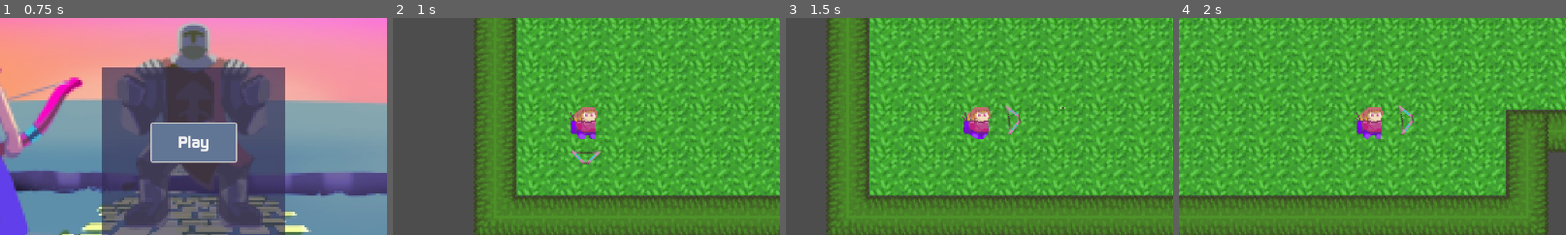
Above: before the commit, frames 1-4 (left to right).
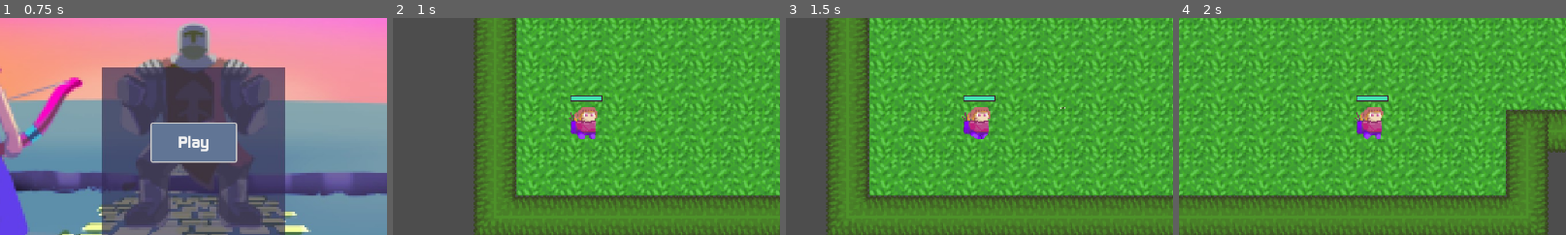
Above: after the commit, the same moments.

Repository: felixtjahyadi/halustudio
Game: Godot game, scene res://scenes/Utils/title.tscn
The game is run twice, just before and just after one commit, with the same random seed, the same clock (stepped at 60 frames per second) and the same inputs. Sound files missing from this copy of the repository are replaced by a short silence.
Inputs (mouse positions are % of the whole screen's width and height, from its top left):
- Up to frame 1 (0.75 s): click "Play" at 0.5 s
- Up to frame 2 (1 s): no input
- Up to frame 3 (1.5 s): tap Enter (enter) at 1.25 s; move the mouse to (72, 45) at 1.27 s; press the mouse at (72, 45) at 1.28 s; hold D (right) from 1.28 s (still down)
- Up to frame 4 (2 s): keep holding D (right)
The pictures show only the part of the screen within x 25-75%, y 26-76%; the shares and areas given below are measured in that part.

Frame 1 is identical in both runs. In frame 2, 0.5% of the frame differs, in the area x 45-55%, y 35-68%; in frame 3, 0.5%, in the area x 45-61%, y 35-55%; in frame 4, 0.5%.

Commit message:
Added Health Bar

Diff:
--- a/scenes/Player/Archie.tscn
+++ b/scenes/Player/Archie.tscn
@@ -3,10 +3,10 @@
 [ext_resource type="Texture2D" uid="uid://bt8d06wklsuca" path="res://assets/Player/spritesheets/archie-idle-anim-sheet-flip.png" id="1_0xl11"]
 [ext_resource type="Texture2D" uid="uid://b0bnpvr578rmt" path="res://assets/Player/spritesheets/archie-idle-anim-sheet.png" id="1_4il6w"]
 [ext_resource type="Script" path="res://scripts/Character/Concrete/Archie.gd" id="1_7p78a"]
+[ext_resource type="PackedScene" uid="uid://ca8q6xbvpkbyx" path="res://scenes/Utils/health_bar.tscn" id="2_4qdf8"]
 [ext_resource type="Texture2D" uid="uid://jfi8vmglh206" path="res://assets/Player/spritesheets/archie-walk-anim-sheet.png" id="3_ddk5v"]
 [ext_resource type="Texture2D" uid="uid://b0s33x5dq38bo" path="res://assets/Player/spritesheets/archie-walk-anim-sheet-flip.png" id="3_jko0j"]
-[ext_resource type="PackedScene" uid="uid://t7um6uwx4hcj" path="res://scenes/Weapons/Weapon.tscn" id="6_2w84m"]
-[ext_resource type="Texture2D" uid="uid://b561hydikthvs" path="res://assets/Weapons/bow.png" id="7_b4w3a"]
+[ext_resource type="PackedScene" uid="uid://t7um6uwx4hcj" path="res://scenes/Weapon_new/Weapon.tscn" id="6_2w84m"]
 [ext_resource type="PackedScene" uid="uid://b0r0h3qbro2im" path="res://scenes/Skill/Shoot/shoot_skill.tscn" id="8_h0j7f"]
 [ext_resource type="PackedScene" uid="uid://chi6oe4mv0gbf" path="res://scenes/Skill/Shoot/Projectile/arrow.tscn" id="9_xplul"]
 
@@ -301,11 +301,13 @@
 [node name="Archie" type="CharacterBody2D" groups=["player"]]
 script = ExtResource("1_7p78a")
 
+[node name="HealthBar" parent="." instance=ExtResource("2_4qdf8")]
+
 [node name="AnimatedSprite2D" type="AnimatedSprite2D" parent="."]
 texture_filter = 1
 sprite_frames = SubResource("SpriteFrames_vi1dm")
 animation = &"idle_left"
-frame = 3
+frame = 1
 
 [node name="CollisionShape2D" type="CollisionShape2D" parent="."]
 shape = SubResource("CapsuleShape2D_xfye0")
@@ -316,9 +318,6 @@
 }
 
 [node name="AnimationTree" type="AnimationTree" parent="."]
-libraries = {
-"": SubResource("AnimationLibrary_cglmf")
-}
 tree_root = SubResource("AnimationNodeStateMachine_mp726")
 anim_player = NodePath("../AnimationPlayer")
 parameters/conditions/idle = false
@@ -329,11 +328,6 @@
 [node name="Weapon" parent="." instance=ExtResource("6_2w84m")]
 scale = Vector2(2, 2)
 
-[node name="Sprite2D" parent="Weapon/Node2D" index="0"]
-position = Vector2(21.5, 0.5)
-rotation = 5.49779
-texture = ExtResource("7_b4w3a")
-
 [node name="CollisionShape2D" parent="Weapon/PlayerDetector" index="0"]
 position = Vector2(25, 0.5)
 rotation = 1.5708
--- a/scenes/Player/BadBullet.tscn
+++ b/scenes/Player/BadBullet.tscn
@@ -1,7 +1,8 @@
-[gd_scene load_steps=35 format=3 uid="uid://dshd7es3sgy4h"]
+[gd_scene load_steps=36 format=3 uid="uid://dshd7es3sgy4h"]
 
 [ext_resource type="Script" path="res://scripts/Character/Concrete/BadBullet.gd" id="1_atb8h"]
 [ext_resource type="Texture2D" uid="uid://cmtmbdj1kk1lv" path="res://assets/Player/spritesheets/badbullet-idle-anim-sheet-flip.png" id="2_0kd4t"]
+[ext_resource type="PackedScene" uid="uid://ca8q6xbvpkbyx" path="res://scenes/Utils/health_bar.tscn" id="2_ojxkr"]
 [ext_resource type="Texture2D" uid="uid://efn1273uf72q" path="res://assets/Player/spritesheets/badbullet-idle-anim-sheet.png" id="3_jws51"]
 [ext_resource type="Texture2D" uid="uid://dkcny411uixin" path="res://assets/Player/spritesheets/badbullet-walk-anim-sheet-flip.png" id="4_stuxp"]
 [ext_resource type="Texture2D" uid="uid://bykyqhaa2q88m" path="res://assets/Player/spritesheets/badbullet-walk-anim-sheet.png" id="5_duxvj"]
@@ -287,10 +288,16 @@
 [node name="BadBullet" type="CharacterBody2D" groups=["player"]]
 script = ExtResource("1_atb8h")
 
+[node name="HealthBar" parent="." instance=ExtResource("2_ojxkr")]
+offset_top = -40.0
+offset_bottom = -34.0
+scale = Vector2(1.5, 1.5)
+
 [node name="AnimatedSprite2D" type="AnimatedSprite2D" parent="."]
 texture_filter = 1
 sprite_frames = SubResource("SpriteFrames_vi1dm")
 animation = &"idle_left"
+frame = 2
 
 [node name="CollisionShape2D" type="CollisionShape2D" parent="."]
 shape = SubResource("CapsuleShape2D_xfye0")
@@ -301,9 +308,6 @@
 }
 
 [node name="AnimationTree" type="AnimationTree" parent="."]
-libraries = {
-"": SubResource("AnimationLibrary_cglmf")
-}
 tree_root = SubResource("AnimationNodeStateMachine_mp726")
 anim_player = NodePath("../AnimationPlayer")
 parameters/conditions/idle = false
--- a/scenes/Player/Morin.tscn
+++ b/scenes/Player/Morin.tscn
@@ -2,11 +2,11 @@
 
 [ext_resource type="Script" path="res://scripts/Character/Concrete/Morin.gd" id="1_jlina"]
 [ext_resource type="Texture2D" uid="uid://pvt6q1hvb34x" path="res://assets/Player/spritesheets/morin-idle-anim-sheet-flip.png" id="2_c5m86"]
+[ext_resource type="PackedScene" uid="uid://ca8q6xbvpkbyx" path="res://scenes/Utils/health_bar.tscn" id="2_ui6er"]
 [ext_resource type="Texture2D" uid="uid://bboo05exekaek" path="res://assets/Player/spritesheets/morin-idle-anim-sheet.png" id="3_f5df1"]
 [ext_resource type="Texture2D" uid="uid://cvhwulqudjlnf" path="res://assets/Player/spritesheets/morin-walk-anim-sheet-flip.png" id="4_ryn66"]
 [ext_resource type="Texture2D" uid="uid://dd66et6q4ccr8" path="res://assets/Player/spritesheets/morin-walk-anim-sheet.png" id="5_ywmoq"]
-[ext_resource type="PackedScene" uid="uid://t7um6uwx4hcj" path="res://scenes/Weapons/Weapon.tscn" id="6_r8lj7"]
-[ext_resource type="Texture2D" uid="uid://n8y0hk7tyohu" path="res://assets/Weapons/Gun.png" id="7_3rxp8"]
+[ext_resource type="PackedScene" uid="uid://t7um6uwx4hcj" path="res://scenes/Weapon_new/Weapon.tscn" id="6_r8lj7"]
 [ext_resource type="PackedScene" uid="uid://b0r0h3qbro2im" path="res://scenes/Skill/Shoot/shoot_skill.tscn" id="8_xpdsv"]
 [ext_resource type="PackedScene" uid="uid://otyaqrxusqei" path="res://scenes/Skill/Shoot/Projectile/bullet.tscn" id="9_gq6ev"]
 
@@ -301,11 +301,13 @@
 [node name="Morin" type="CharacterBody2D" groups=["player"]]
 script = ExtResource("1_jlina")
 
+[node name="HealthBar" parent="." instance=ExtResource("2_ui6er")]
+
 [node name="AnimatedSprite2D" type="AnimatedSprite2D" parent="."]
 texture_filter = 1
 sprite_frames = SubResource("SpriteFrames_vi1dm")
 animation = &"idle_left"
-frame = 3
+frame = 2
 
 [node name="CollisionShape2D" type="CollisionShape2D" parent="."]
 shape = SubResource("CapsuleShape2D_xfye0")
@@ -316,9 +318,6 @@
 }
 
 [node name="AnimationTree" type="AnimationTree" parent="." groups=["player"]]
-libraries = {
-"": SubResource("AnimationLibrary_cglmf")
-}
 tree_root = SubResource("AnimationNodeStateMachine_mp726")
 anim_player = NodePath("../AnimationPlayer")
 parameters/conditions/idle = false
@@ -329,10 +328,6 @@
 [node name="Weapon" parent="." instance=ExtResource("6_r8lj7")]
 scale = Vector2(2, 2)
 
-[node name="Sprite2D" parent="Weapon/Node2D" index="0"]
-position = Vector2(22.5, -0.5)
-texture = ExtResource("7_3rxp8")
-
 [node name="CollisionShape2D" parent="Weapon/PlayerDetector" index="0"]
 position = Vector2(22.5, -0.5)
 rotation = 1.5708
--- a/scenes/Player/Reina.tscn
+++ b/scenes/Player/Reina.tscn
@@ -2,11 +2,11 @@
 
 [ext_resource type="Script" path="res://scripts/Character/Concrete/Reina.gd" id="1_usv2g"]
 [ext_resource type="Texture2D" uid="uid://1iu8w3ms703o" path="res://assets/Player/spritesheets/reina-idle-anim-sheet-flip.png" id="2_0yfsk"]
+[ext_resource type="PackedScene" uid="uid://ca8q6xbvpkbyx" path="res://scenes/Utils/health_bar.tscn" id="2_qmdcr"]
 [ext_resource type="Texture2D" uid="uid://dj641w2tdg7wv" path="res://assets/Player/spritesheets/reina-idle-anim-sheet.png" id="3_i5kk0"]
 [ext_resource type="Texture2D" uid="uid://b8wlu7qv4q7uk" path="res://assets/Player/spritesheets/reina-walk-anim-sheet-flip.png" id="4_ciwyb"]
 [ext_resource type="Texture2D" uid="uid://8gu0pawcj7bg" path="res://assets/Player/spritesheets/reina-walk-anim-sheet.png" id="5_qumjl"]
-[ext_resource type="PackedScene" uid="uid://t7um6uwx4hcj" path="res://scenes/Weapons/Weapon.tscn" id="6_55blr"]
-[ext_resource type="Texture2D" uid="uid://c8by2gqvdx4b7" path="res://assets/Weapons/book.png" id="7_hns04"]
+[ext_resource type="PackedScene" uid="uid://t7um6uwx4hcj" path="res://scenes/Weapon_new/Weapon.tscn" id="6_55blr"]
 [ext_resource type="PackedScene" uid="uid://b0r0h3qbro2im" path="res://scenes/Skill/Shoot/shoot_skill.tscn" id="8_nuxm6"]
 [ext_resource type="PackedScene" uid="uid://2snv2uc7iofs" path="res://scenes/Skill/Shoot/Projectile/magic_ball.tscn" id="9_ys2g3"]
 
@@ -300,11 +300,13 @@
 [node name="Reina" type="CharacterBody2D" groups=["player"]]
 script = ExtResource("1_usv2g")
 
+[node name="HealthBar" parent="." instance=ExtResource("2_qmdcr")]
+
 [node name="AnimatedSprite2D" type="AnimatedSprite2D" parent="."]
 texture_filter = 1
 sprite_frames = SubResource("SpriteFrames_vi1dm")
 animation = &"idle_left"
-frame = 1
+frame = 3
 
 [node name="CollisionShape2D" type="CollisionShape2D" parent="."]
 shape = SubResource("CapsuleShape2D_xfye0")
@@ -315,9 +317,6 @@
 }
 
 [node name="AnimationTree" type="AnimationTree" parent="." groups=["player"]]
-libraries = {
-"": SubResource("AnimationLibrary_cglmf")
-}
 tree_root = SubResource("AnimationNodeStateMachine_mp726")
 anim_player = NodePath("../AnimationPlayer")
 parameters/conditions/idle = false
@@ -328,10 +327,6 @@
 [node name="Weapon" parent="." instance=ExtResource("6_55blr")]
 scale = Vector2(2, 2)
 
-[node name="Sprite2D" parent="Weapon/Node2D" index="0"]
-position = Vector2(27.5, 0.5)
-texture = ExtResource("7_hns04")
-
 [node name="CollisionShape2D" parent="Weapon/PlayerDetector" index="0"]
 position = Vector2(27.6875, -0.5625)
 shape = SubResource("RectangleShape2D_27e52")
--- a/scenes/Player_new/Player.tscn
+++ b/scenes/Player_new/Player.tscn
@@ -176,9 +176,6 @@
 }
 
 [node name="AnimationTree" type="AnimationTree" parent="."]
-libraries = {
-"": SubResource("AnimationLibrary_cglmf")
-}
 tree_root = SubResource("AnimationNodeStateMachine_jsvdu")
 anim_player = NodePath("../AnimationPlayer")
 parameters/conditions/idle = false
--- /dev/null
+++ b/scenes/Utils/health_bar.tscn
@@ -0,0 +1,26 @@
+[gd_scene load_steps=3 format=3 uid="uid://ca8q6xbvpkbyx"]
+
+[sub_resource type="StyleBoxFlat" id="StyleBoxFlat_5eip0"]
+bg_color = Color(0.247059, 0.14902, 0.192157, 1)
+
+[sub_resource type="StyleBoxFlat" id="StyleBoxFlat_6bypm"]
+bg_color = Color(0.262745, 0.882353, 0.701961, 1)
+border_width_left = 1
+border_width_top = 1
+border_width_right = 1
+border_width_bottom = 1
+border_color = Color(0.247059, 0.109804, 0.192157, 1)
+
+[node name="HealthBar" type="ProgressBar"]
+custom_minimum_size = Vector2(32, 6)
+offset_left = -16.0
+offset_top = -40.0
+offset_right = 16.0
+offset_bottom = -34.0
+scale = Vector2(1.5, 1.5)
+pivot_offset = Vector2(16, 3)
+theme_override_styles/background = SubResource("StyleBoxFlat_5eip0")
+theme_override_styles/fill = SubResource("StyleBoxFlat_6bypm")
+max_value = 1.0
+value = 0.5
+show_percentage = false
--- a/scripts/Character/Character.gd
+++ b/scripts/Character/Character.gd
@@ -8,11 +8,16 @@
 @export var speed = 300
 @export var armor = 2
 @export var weapon_scene: PackedScene
+@onready var health_bar = $HealthBar
+
 
 var current_weapon: Node
 var current_health = health
 var current_armor = armor
 var is_alive = true
+
+func _ready():
+	health_bar_update()
 
 func set_weapon():
 	pass
@@ -22,7 +27,9 @@
 
 func get_damage(value):
 	# When character is dead emit this signal
-	dead.emit(self)
+	current_health -= value
+	if current_health == 0:
+		dead.emit(self)
 	pass
 
 # Movement
@@ -63,5 +70,14 @@
 func _on_hurt_box_hurt(damage, angle, knock_back_amount):
 	print(damage)
 	get_damage(damage)
-	if health <= 0:
+	if current_health <= 0:
 		queue_free()
+	health_bar_update()
+
+func get_health_percent():
+	if health == 0:
+		return
+	return min(current_health/health,1)
+
+func health_bar_update():
+	health_bar.value = get_health_percent()
Not shown: 1 places in scenes/Enemy/Boss/BranchMinion.tscn that only renumber resources
Not shown: 1 places in scenes/Enemy/Boss/CorruptedTreeGuardian.tscn that only renumber resources
Not shown: 1 places in scenes/Player/player.tscn that only renumber resources
Not shown: 1 places in scenes/Utils/title.tscn that only renumber resources
